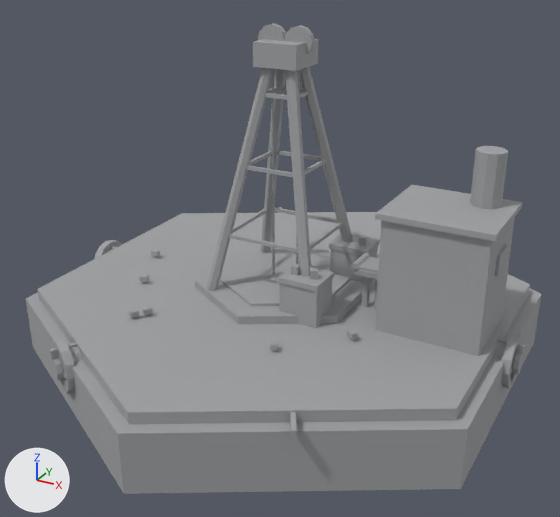
A saved change to the glTF model buildings/resonance_harvester/resonance_harvester_s2_100.glb.
Both versions are drawn from a 50 mm camera at (2.51, -4.64, 3.04) aimed at (0.05, -0.17, 0.81). Every picture has the same lights, and +X, +Y and +Z are marked at lower left. The first picture is the older version. Vertices at exactly the same position are counted once.

The scene before the commit, as lines of its bpy script (objects in view):
```python
me_rh_base = bpy.data.meshes.new('RH_Base')
me_rh_base.from_pydata(...)  # 1042 vertices, 1728 faces; spans x -1.78..1.78, y -1.95..1.95, z 0.0..2.4
me_rh_base.materials.append(mat_mx_stone_dk)
me_rh_base.materials.append(mat_mx_stone_lt)
me_rh_base.materials.append(mat_mx_metal_rust)
me_rh_base.materials.append(mat_mx_pit_dark)
me_rh_base.materials.append(mat_mx_metal_dk)
me_rh_base.materials.append(mat_mx_rubber)
me_rh_base.materials.append(mat_mx_metal_mid)
me_rh_base.materials.append(mat_mx_wood_dk)
me_rh_base.materials.append(mat_mx_crystal_red)
me_rh_base.materials.append(mat_mx_crystal_violet)
me_rh_base.materials.append(mat_mx_harvester)
ob_resonanceharvester_s2 = bpy.data.objects.new('ResonanceHarvester_s2', me_rh_base)
ob_resonanceharvester_s2.location = (0.0, 0.0, 0.0)
```
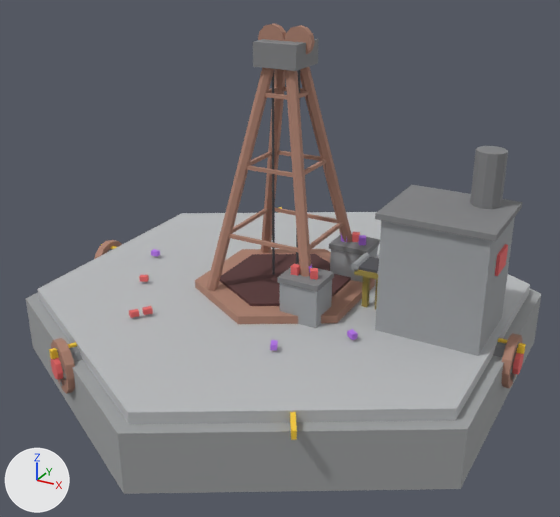
What the commit changed:
me_rh_base has 1042 vertices, 1728 faces and spans x -1.78..1.78, y -1.95..1.95, z 0.0..2.4.
me_rh_base is used by ob_resonanceharvester_s2; location (0.0, 0.0, 0.0).
me_rh_base part 1: 764 faces centred in x -1.74..1.74, y -1.63..1.63, z 0.0..2.3 are repainted in the vertex colours; the middle colour goes from grey #a0a2a4 to grey #828385.
me_rh_base part 2: 696 faces centred in x -1.73..1.73, y -1.57..1.57, z 0.05..2.4 are repainted in the vertex colours; the middle colour goes from grey #a0a2a4 to beige #ae8270.
me_rh_base part 3: 268 faces centred in x -1.78..1.78, y -1.55..1.55, z 0.28..1.12 are repainted in the vertex colours; the middle colour goes from grey #a0a2a4 to red #ed6b6b.

Changed parts and their boxes [x1, y1, x2, y2] in the pictures (560 x 517 px):
part 1 of me_rh_base, recoloured: [36, 39, 531, 443] in both
part 2 of me_rh_base, recoloured (grey to beige): [37, 23, 530, 424] in both
part 3 of me_rh_base, recoloured: [49, 207, 526, 440] in both
